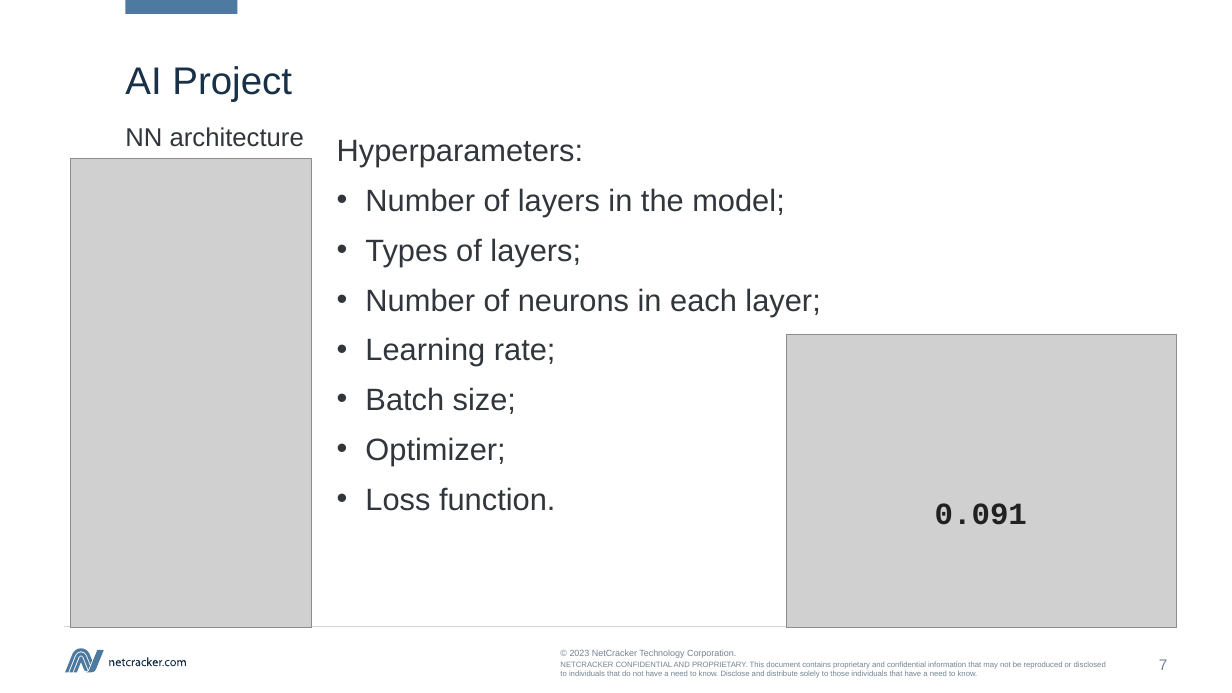
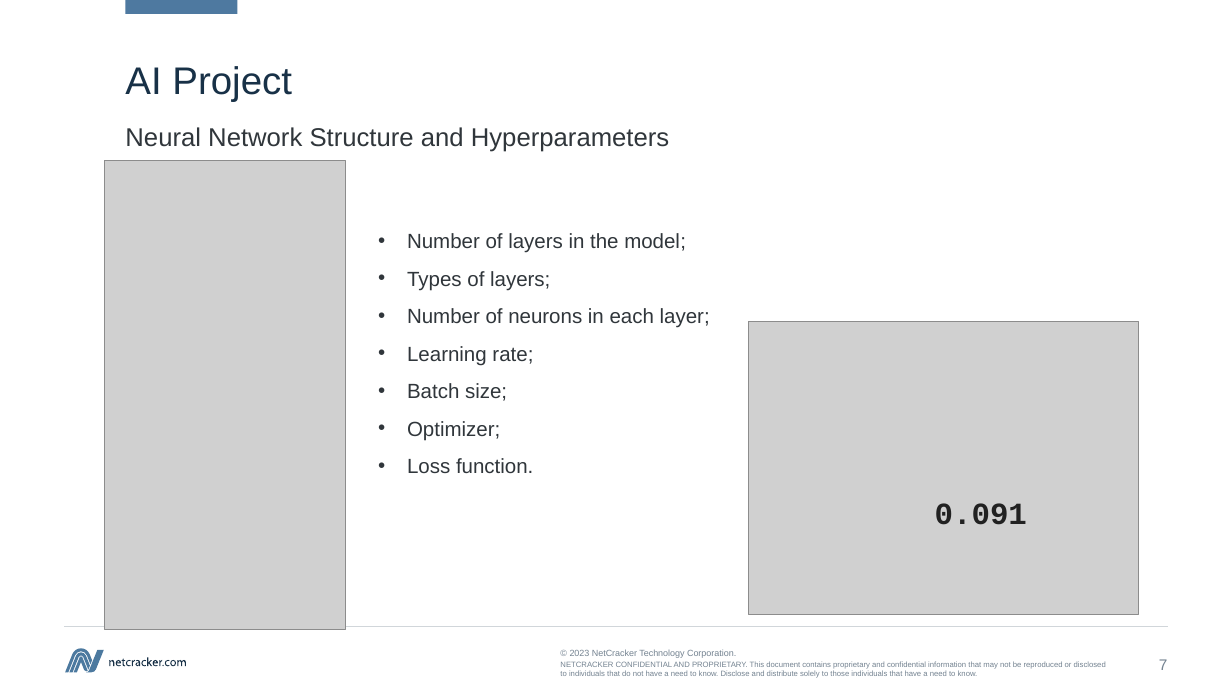
Before and after one commit to kvoloshenko/CLA, a slide deck: slide 7 of CLA_AI_01_en.pptx. Drawn at 1232x693 pixels with LibreOffice and Linux fonts; fonts in the diff are those of the drawing; grey boxes stand for pictures. Boxes give left, top, right and bottom in pixels: in the first picture for what was removed or moved away, otherwise in the second. Text is boxed around its words. In the diff, an @@ line names an element or a change of style, - is before the commit and + after.

```diff
--- a/CLA_AI_01_en.pptx
+++ b/CLA_AI_01_en.pptx
@@ text at [125,127,669,152]: text changed @@
-NN architecture
+Neural Network Structure and Hyperparameters
@@ text at [337,139,583,167]: paragraph removed @@
-Hyperparameters:
@@ picture: place and size @@
-picture at [70,159,311,628]
+picture at [104,161,346,629]
@@ text "Number of layers in the ...": place and size @@
-text "Number of layers in the ..." at [337,139,820,511]
+text "Number of layers in the ..." at [407,233,710,473]
@@ text "Number of layers in the ..." at [407,233,710,473]: size 24 to 16 pt @@
@@ picture: place and size @@
-picture at [787,335,1177,628]
+picture at [749,322,1140,615]
```
Also in this commit, not shown: 1 other slide changed, 1 other file.
